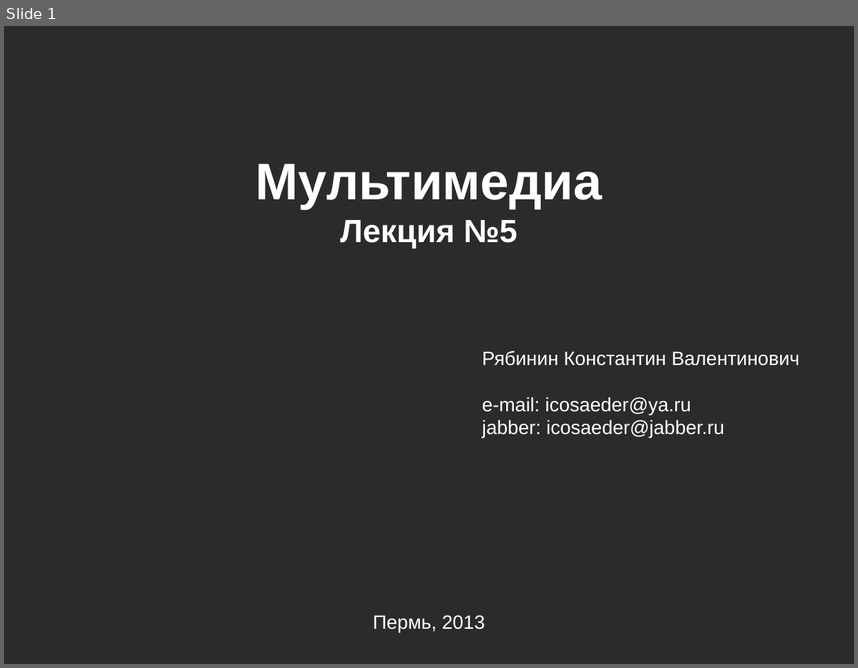
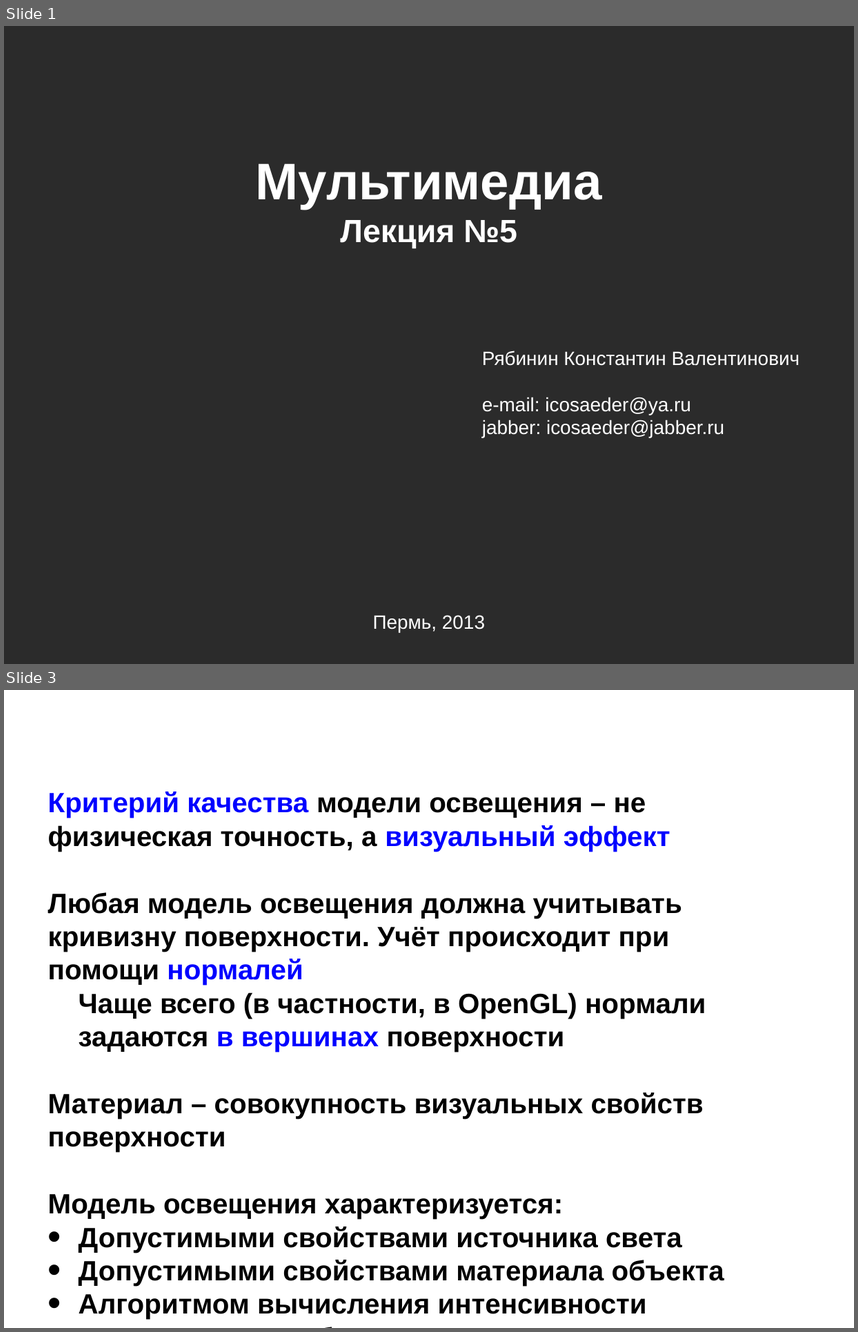
Before and after one commit to icosaeder/cg-lect, a slide deck: Лекции/Лекция 5/Лекция №5.odp. Shown one above the other, each under a label of ours: slide 1 before the commit, slides 1 and 3 after it; the slides between them are not shown. The pictures are 858x668 and 858x1332 pixels, drawn with LibreOffice and Linux fonts; fonts in the diff are those of the drawing; background and template pictures are left out; a plain dark background stands for a picture behind light text. Boxes give left, top, right and bottom in pixels: in the first picture for what was removed or moved away, otherwise in the second. Text is boxed around its words. In the diff, an @@ line names an element or a change of style, - is before the commit and + after.

```diff
--- a/Лекции/Лекция 5/Лекция №5.odp
+++ b/Лекции/Лекция 5/Лекция №5.odp
@@ slide 3 added at [4, 690, 854, 1328], background picture (left out) @@
@@ text added at [34, 705, 475, 756], 36 pt, text #FFFFFF, bold @@
+Освещение
@@ page number added at [763, 712, 854, 814], 26 pt, text #FFFFFF, bold @@
+3 / 11
@@ text added at [48, 791, 724, 1319], 26 pt, text #000000, bold @@
+Критерий качества модели освещения – не физическая точность, а визуальный эффект
+Любая модель освещения должна учитывать кривизну поверхности. Учёт происходит при помощи нормалей
+➙ Чаще всего (в частности, в OpenGL) нормали задаются в вершинах поверхности
+Материал – совокупность визуальных свойств поверхности
+Модель освещения характеризуется:
+• Допустимыми свойствами источника света
+• Допустимыми свойствами материала объекта
+• Алгоритмом вычисления интенсивности отражённого к наблюдателю света
```
Also in this commit, not shown: 9 other slides added, 8 slides removed, 8 other files.
